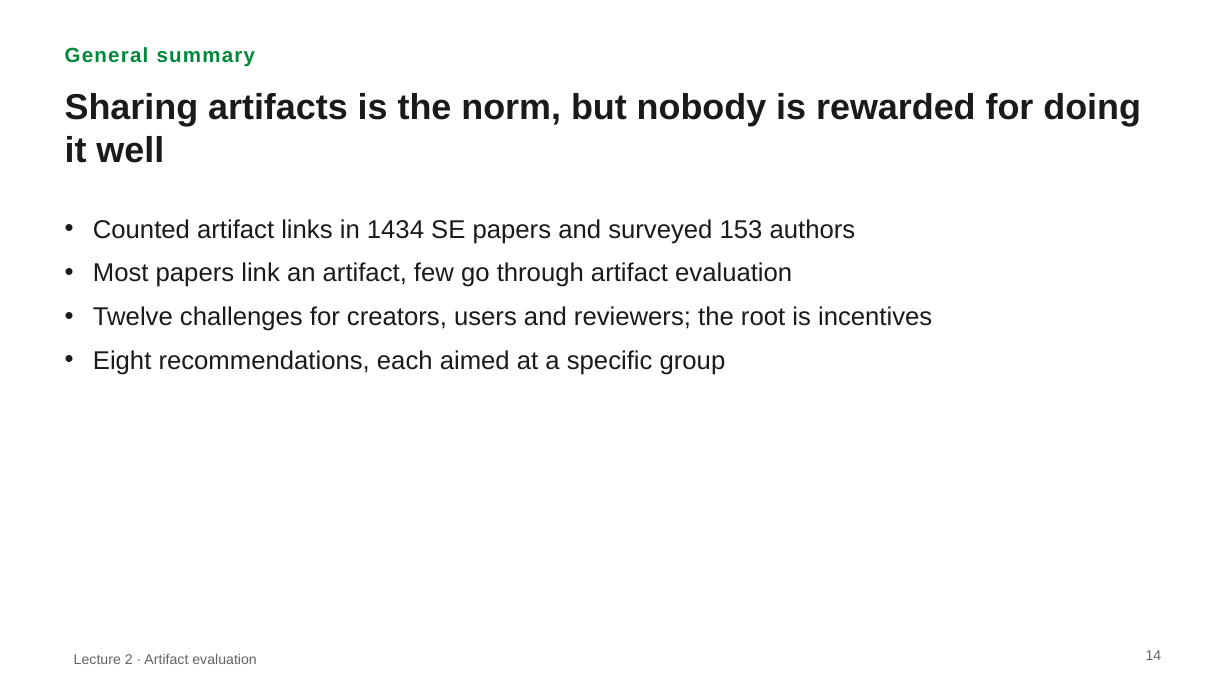
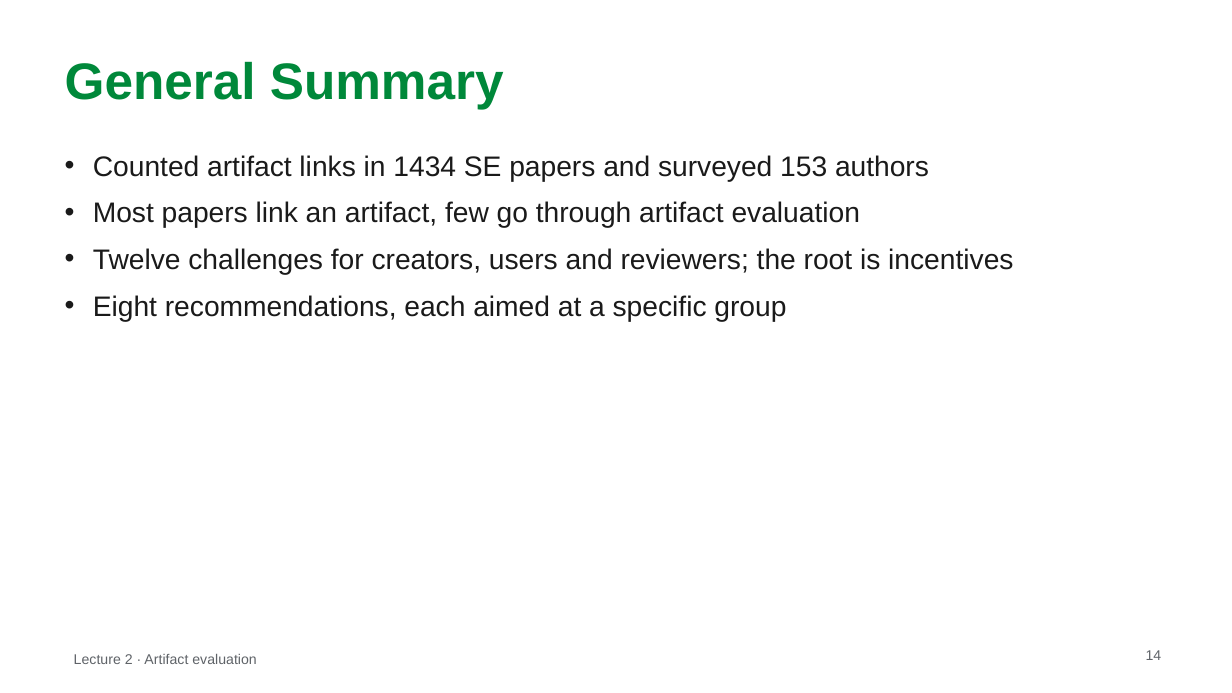
Before and after one commit to MarkAndreDuesing/Reprod_Docs_And_Notes, a slide deck: slide 14 of Vorl_2/slides/lecture2-style-B.pptx. Drawn at 1232x693 pixels with LibreOffice and Linux fonts; fonts in the diff are those of the drawing. Boxes give left, top, right and bottom in pixels: in the first picture for what was removed or moved away, otherwise in the second. Text is boxed around its words. In the diff, an @@ line names an element or a change of style, - is before the commit and + after.

```diff
--- a/Vorl_2/slides/lecture2-style-B.pptx
+++ b/Vorl_2/slides/lecture2-style-B.pptx
@@ text "General Summary" at bbox=[65, 61, 504, 109]: vertical alignment top to middle @@
@@ text at bbox=[65, 61, 504, 109]: text changed; size 16 to 40 pt @@
-General summary
+General Summary
@@ text removed at bbox=[65, 93, 1141, 163] @@
-Sharing artifacts is the norm, but nobody is rewarded for doing it well
@@ text "Counted artifact links in 1434 ...": place and size @@
-text "Counted artifact links in 1434 ..." at bbox=[93, 219, 932, 375]
+text "Counted artifact links in 1434 ..." at bbox=[93, 155, 1013, 322]
@@ text "Counted artifact links in 1434 ..." at bbox=[93, 155, 1013, 322]: size 20 to 22 pt @@
```
Also in this commit, not shown: 26 other slides changed, 2 slides added, 2 slides removed, 2 other files.
